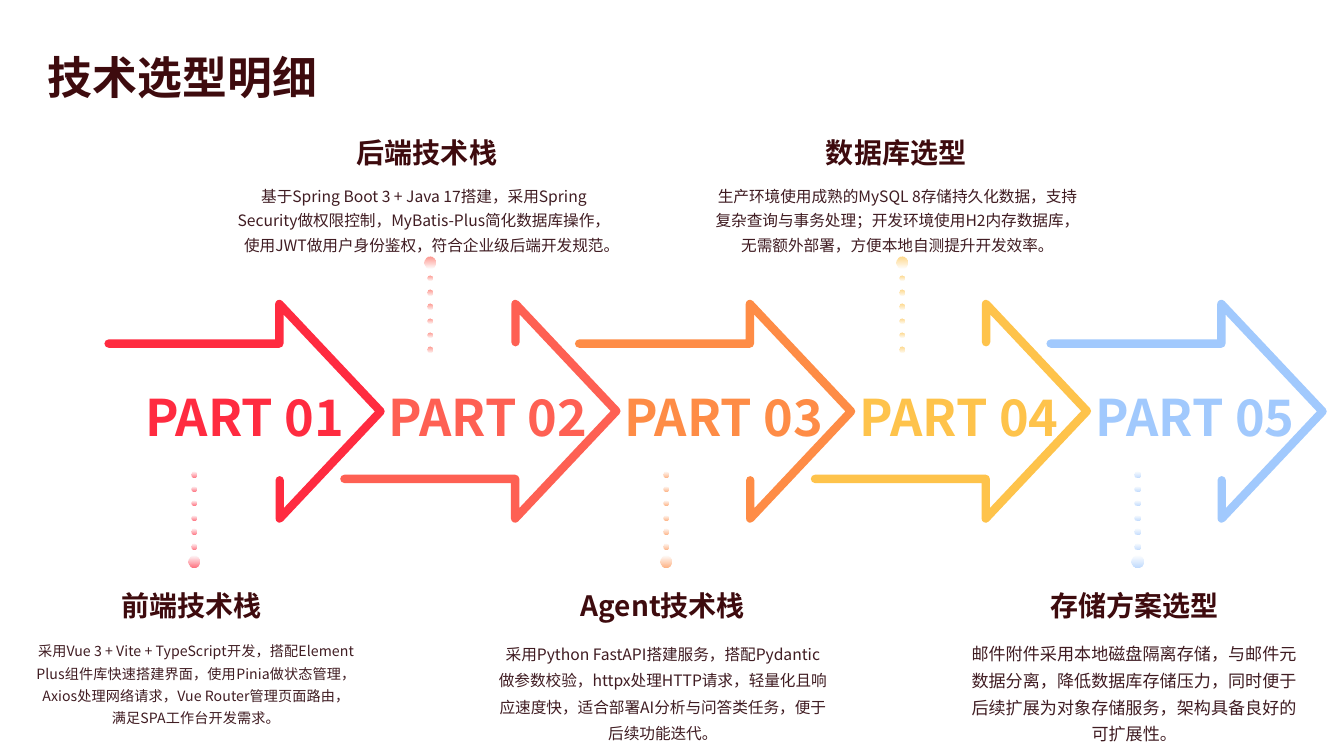
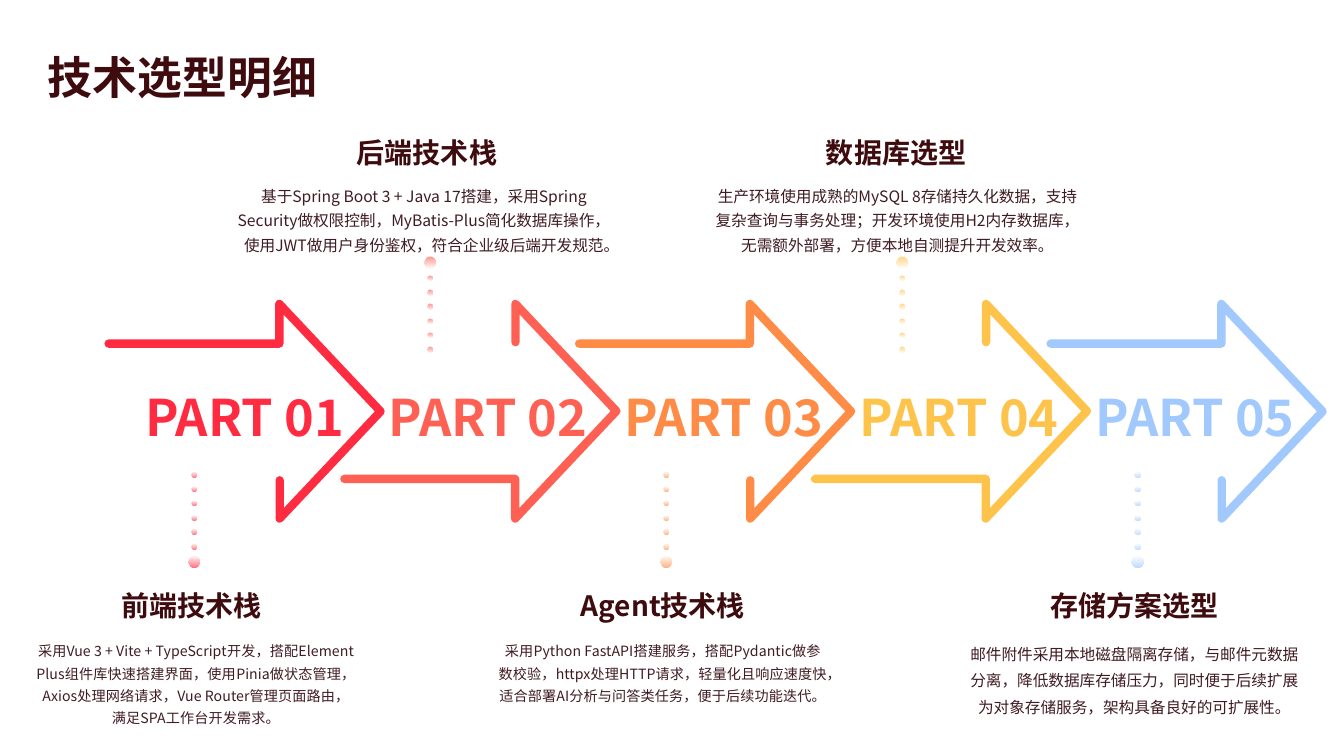
Before and after one commit to Si-xiyu/S-mail, a slide deck: slide 7 of doc/pre/最终版.pptx (slide 10 before the commit). Drawn at 1344x756 pixels with LibreOffice and Linux fonts; fonts in the diff are those of the drawing. Boxes give left, top, right and bottom in pixels: in the first picture for what was removed or moved away, otherwise in the second. Text is boxed around its words. In the diff, an @@ line names an element or a change of style, - is before the commit and + after.

```diff
--- a/doc/pre/最终版.pptx
+++ b/doc/pre/最终版.pptx
@@ text "采用Python FastAPI搭建服务，搭配Pydantic做参数校验，httpx处理HTTP请求，轻量化且响应速度快 ..." at (x1=499, y1=644, x2=841, y2=703): size 11.2 to 10.2 pt; line spacing 1.4 to 1.3 @@
@@ text "邮件附件采用本地磁盘隔离存储，与邮件元数据分离，降低数据库存储压力，同时便于后续扩展为对象存储服务，架构具备良好的可扩展 ..." at (x1=970, y1=646, x2=1298, y2=715): size 12.2 to 11.2 pt; line spacing 1.3 to 1.4 @@
```
Also in this commit, not shown: 4 other slides changed, 5 slides added, 7 slides removed, 2 other files.
